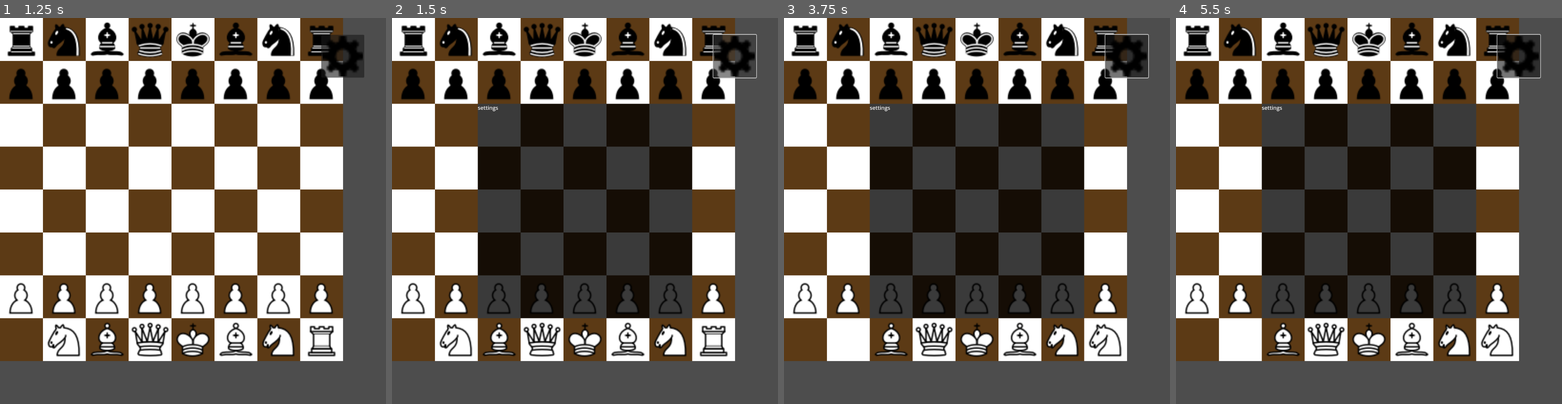
Above: before the commit, frames 1-4 (left to right).
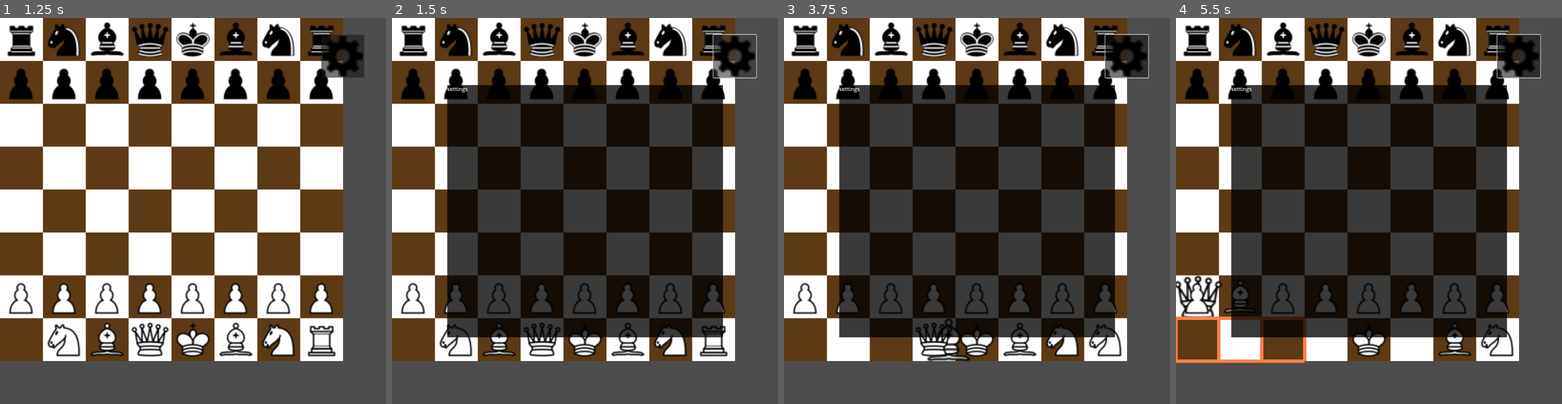
Above: after the commit, the same moments.

Repository: telamonian/chess_2d
Game: Godot game, scene res://game/game_2d.tscn
The game is run twice, just before and just after one commit, with the same random seed, the same clock (stepped at 60 frames per second) and the same inputs.
Inputs (mouse positions are in pixels of both pictures, inside the frame that each line leads up to):
- Up to frame 1 (1.25 s): tap Enter at 0.5 s; drag from (23, 338) to (320, 338) at 0.52 s
- Up to frame 2 (1.5 s): click (735, 56) at 1.25 s
- Up to frame 3 (3.75 s): tap Space at 2 s; drag from (849, 338) to (1104, 338) at 2.02 s; move the mouse to (1061, 338) at 2.77 s; click (1061, 338) at 2.92 s; tap Enter at 3.5 s; drag from (892, 338) to (1061, 338) at 3.52 s
- Up to frame 4 (5.5 s): drag from (1411, 338) to (1241, 295) at 4.27 s; drag from (1326, 338) to (1199, 295) at 5.02 s

Frame 1 is identical in both runs. In frame 2, 15% of the frame differs, in the area x 14-86%, y 17-83%; in frame 3, 15%; in frame 4, 17%, in the area x 0-86%, y 17-90%.

Commit message:
fixed issue with settings menu layout and setting button overlap
- can actually repeatably open and close settings menu now

Diff:
--- a/game/game_2d.tscn
+++ b/game/game_2d.tscn
@@ -19,6 +19,7 @@
 [node name="Board_2d" parent="." instance=ExtResource("1_kt5uc")]
 
 [node name="Settings_Button" type="Button" parent="."]
+z_index = 20
 anchors_preset = 1
 anchor_left = 1.0
 anchor_right = 1.0
--- a/game/settings/settings_menu.tscn
+++ b/game/settings/settings_menu.tscn
@@ -2,18 +2,23 @@
 
 [node name="Settings_Menu" type="Control"]
 layout_mode = 3
-offset_right = 1152.0
-offset_bottom = 1152.0
+anchors_preset = 8
+anchor_left = 0.5
+anchor_top = 0.5
+anchor_right = 0.5
+anchor_bottom = 0.5
+offset_left = -411.5
+offset_top = -376.5
+offset_right = 411.5
+offset_bottom = 376.5
+grow_horizontal = 2
+grow_vertical = 2
 
 [node name="ColorRect" type="ColorRect" parent="."]
 layout_mode = 1
-anchors_preset = -1
+anchors_preset = 15
 anchor_right = 1.0
 anchor_bottom = 1.0
-offset_left = 256.0
-offset_top = 256.0
-offset_right = -256.0
-offset_bottom = -256.0
 grow_horizontal = 2
 grow_vertical = 2
 color = Color(0, 0, 0, 0.77254903)
--- a/game/settings_button.gd
+++ b/game/settings_button.gd
@@ -6,9 +6,9 @@
 var menu_hidden = true:
   set(x):
     if not menu_hidden and x == true:
-      get_parent().remove_child(menu)
+      get_tree().root.remove_child(menu)
     elif menu_hidden and x == false:
-      get_parent().add_child(menu)
+      get_tree().root.add_child(menu)
 
     menu_hidden = x
 
